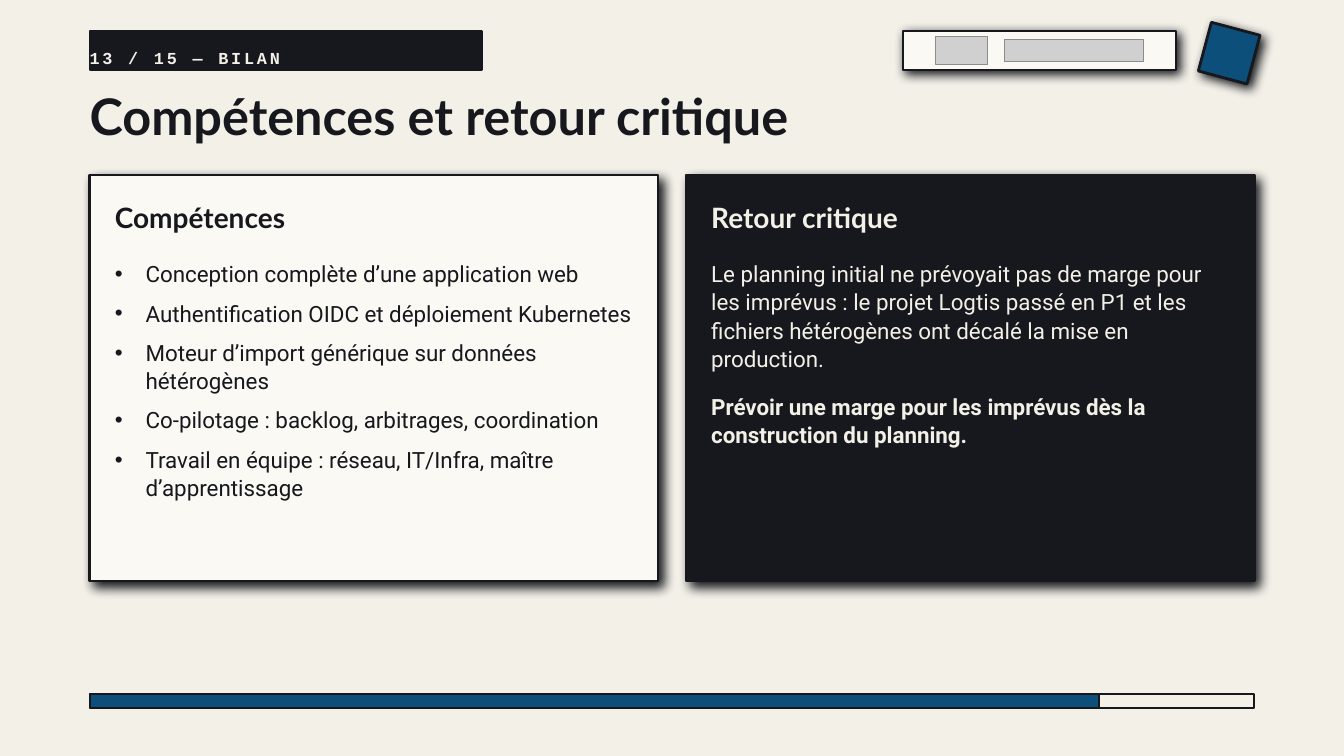
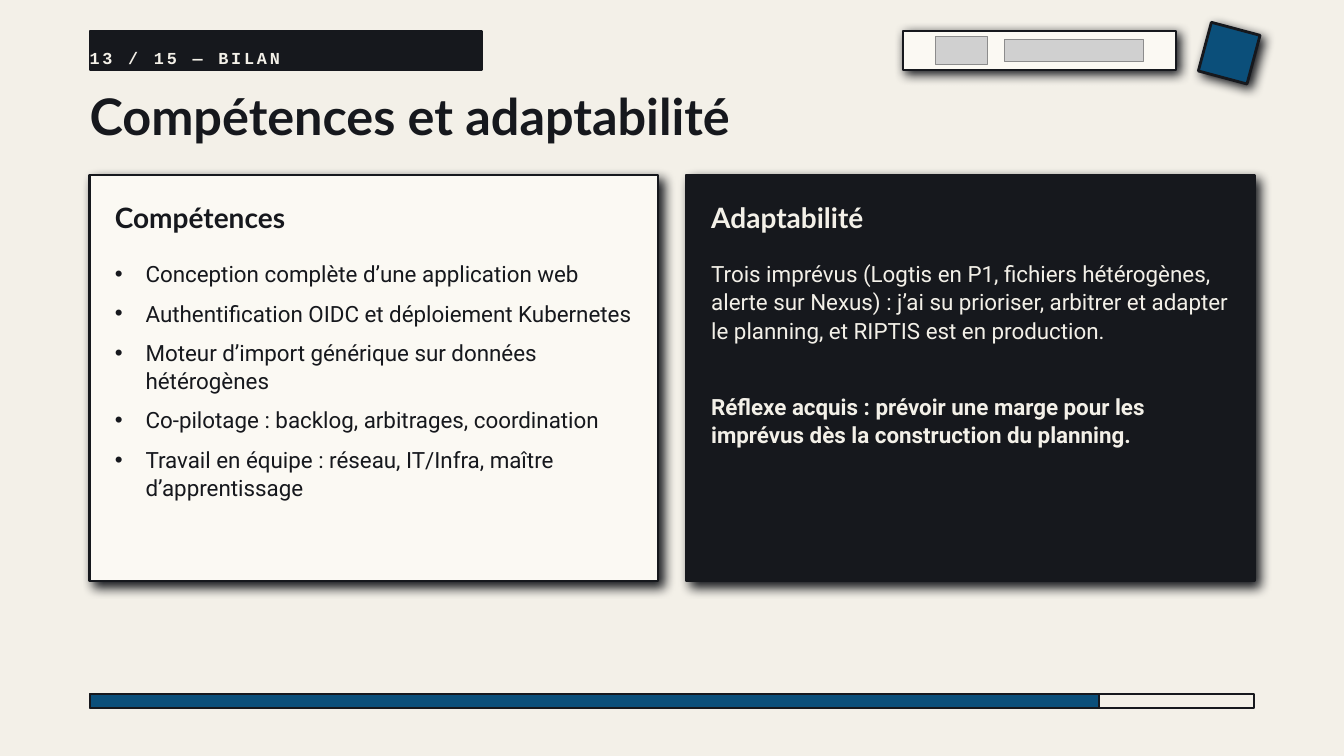
Before and after one commit to falachabt/Icam, a slide deck: slide 13 of Presentation_RIPTIS.pptx. Drawn at 1344x756 pixels with LibreOffice and Linux fonts; fonts in the diff are those of the drawing; grey boxes stand for pictures. Boxes give left, top, right and bottom in pixels: in the first picture for what was removed or moved away, otherwise in the second. Text is boxed around its words. In the diff, an @@ line names an element or a change of style, - is before the commit and + after.

```diff
--- a/Presentation_RIPTIS.pptx
+++ b/Presentation_RIPTIS.pptx
@@ text at bbox=[90, 97, 729, 144]: text changed @@
-Compétences et retour critique
+Compétences et adaptabilité
@@ text at bbox=[711, 207, 863, 233]: text changed @@
-Retour critique
+Adaptabilité
@@ text at bbox=[711, 264, 1228, 344]: text changed @@
-Le planning initial ne prévoyait pas de marge pour les imprévus : le projet Logtis passé en P1 et les fichiers hétérogènes ont décalé la mise en production.
+Trois imprévus (Logtis en P1, fichiers hétérogènes, alerte sur Nexus) : j’ai su prioriser, arbitrer et adapter le planning, et RIPTIS est en production.
@@ text at bbox=[711, 398, 1144, 448]: text changed @@
-Prévoir une marge pour les imprévus dès la construction du planning.
+Réflexe acquis : prévoir une marge pour les imprévus dès la construction du planning.
```
Also in this commit, not shown: 6 other slides changed, 3 other files.
